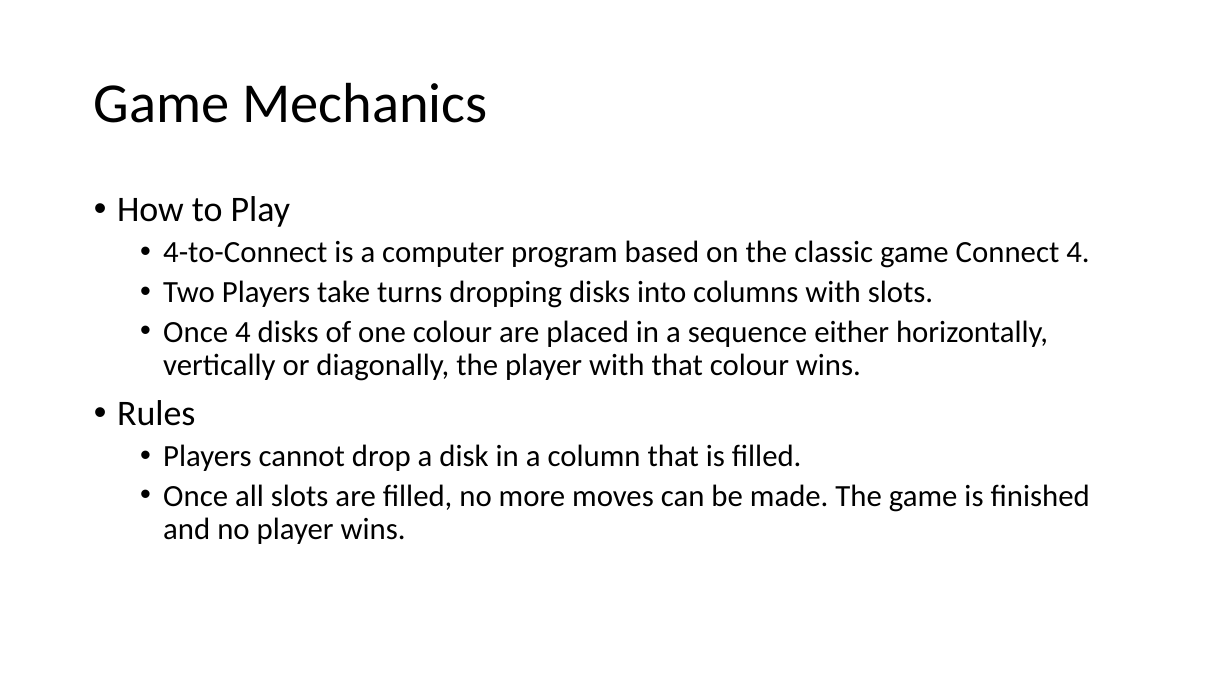
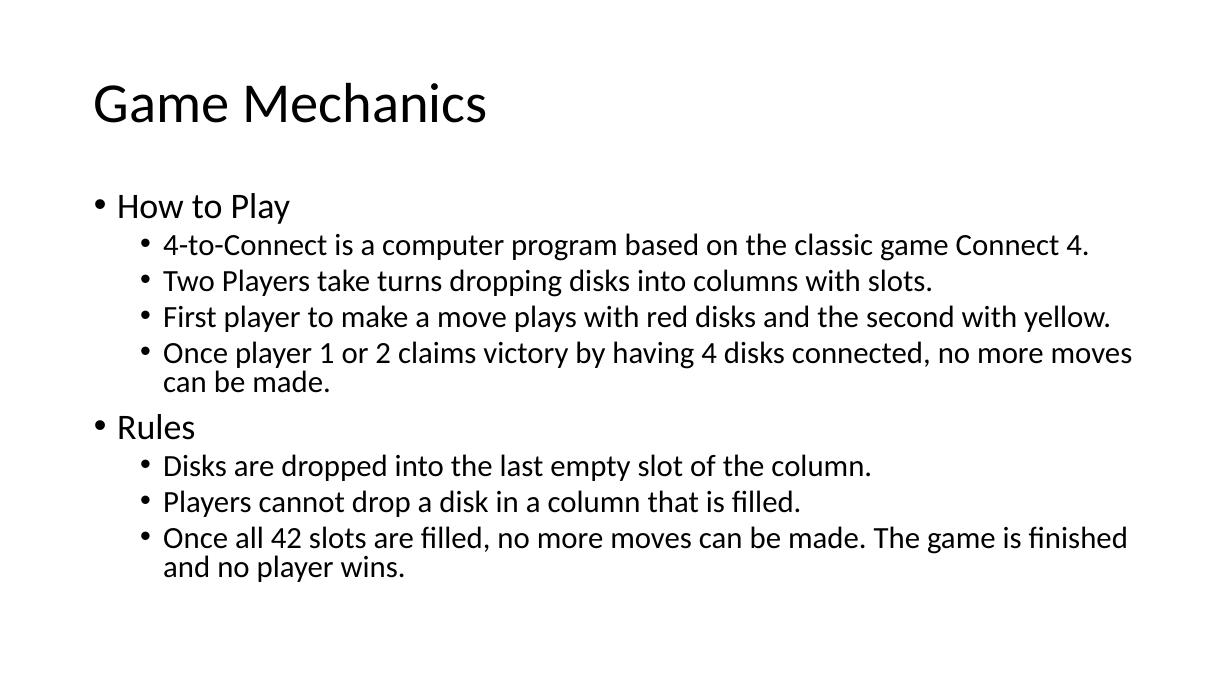
Before and after one commit to yangyaoi/Connect-Four-Project, a slide deck: slide 1 of Documents/design review presentation/Design Presentation Hafsah.pptx. Drawn at 1232x693 pixels with LibreOffice and Linux fonts; fonts in the diff are those of the drawing. Boxes give left, top, right and bottom in pixels: in the first picture for what was removed or moved away, otherwise in the second. Text is boxed around its words. In the diff, an @@ line names an element or a change of style, - is before the commit and + after.

```diff
--- a/Documents/design review presentation/Design Presentation Hafsah.pptx
+++ b/Documents/design review presentation/Design Presentation Hafsah.pptx
@@ text at [117,193,1089,517]: line spacing 0.9 to 0.8 @@
@@ text at [163,305,1133,393]: text changed @@
-  • Once 4 disks of one colour are placed in a sequence either horizontally, vertically or diagonally, the player with that colour wins.
+  • First player to make a move plays with red disks and the second with yellow.
+  • Once player 1 or 2 claims victory by having 4 disks connected, no more moves can be made.
@@ text at [163,454,872,481]: paragraph added @@
+  • Disks are dropped into the last empty slot of the column.
@@ text at [163,526,1128,582]: text changed @@
-  • Once all slots are filled, no more moves can be made. The game is finished and no player wins.
+  • Once all 42 slots are filled, no more moves can be made. The game is finished and no player wins.
```
Also in this commit, not shown: 3 other slides changed, 1 slide added, 1 slide removed.
